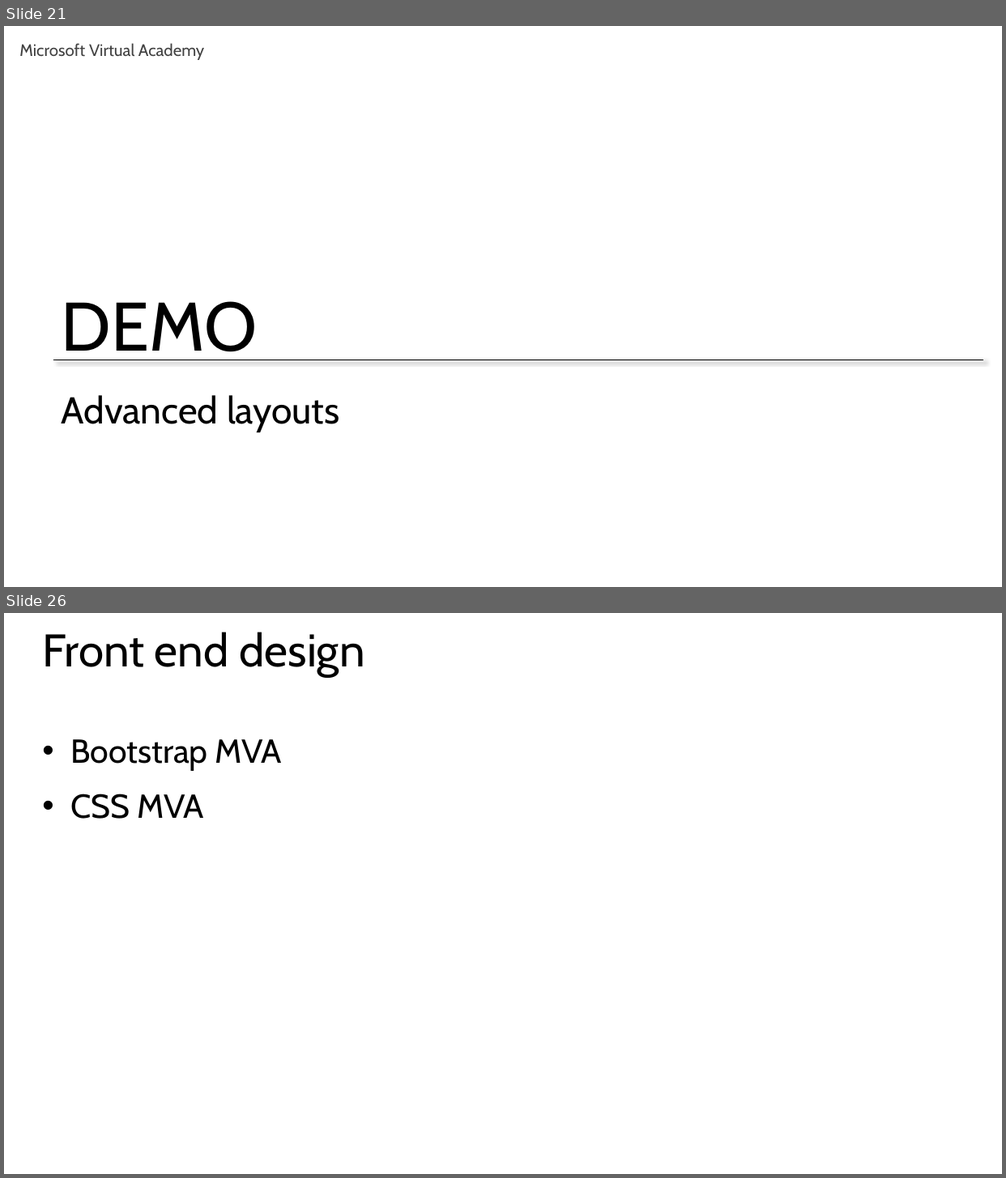
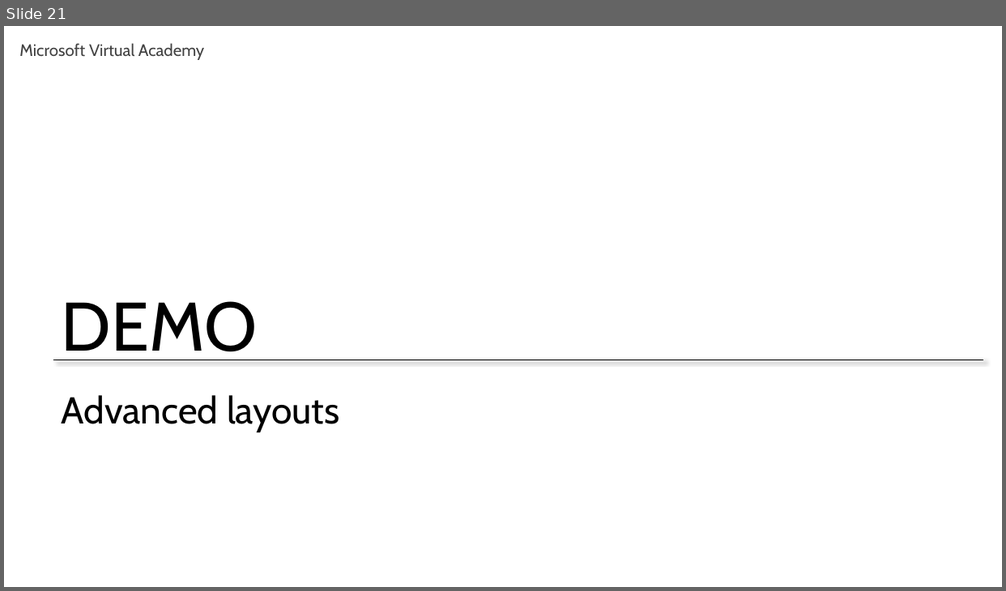
Before and after one commit to mkscala/AdvancedFlask, a slide deck: Slides/Module 5 - Jinja Layouts.pptx. Shown one above the other, each under a label of ours: slides 21 and 26 before the commit, slide 21 after it; the slides between them are not shown. The pictures are 1006x1178 and 1006x591 pixels, drawn with LibreOffice and Linux fonts; fonts in the diff are those of the drawing. Boxes give left, top, right and bottom in pixels: in the first picture for what was removed or moved away, otherwise in the second. Text is boxed around its words. In the diff, an @@ line names an element or a change of style, - is before the commit and + after.

```diff
--- a/Slides/Module 5 - Jinja Layouts.pptx
+++ b/Slides/Module 5 - Jinja Layouts.pptx
@@ slide 26 removed at (x1=4, y1=613, x2=1002, y2=1174), background #FFFFFF @@
@@ title removed at (x1=43, y1=632, x2=364, y2=677) @@
-Front end design
@@ text removed at (x1=70, y1=739, x2=282, y2=819) @@
-• Bootstrap MVA
-• CSS MVA
```
Also in this commit, not shown: 4 other slides removed, 1 other file.
